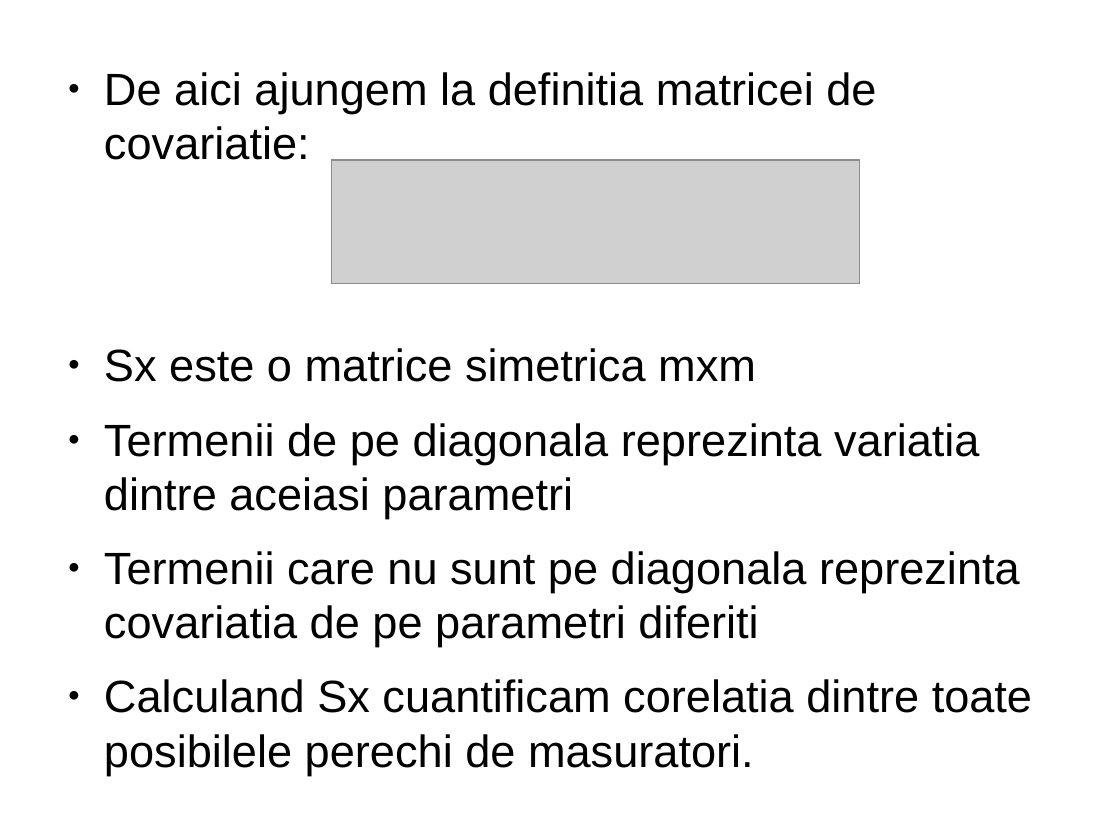
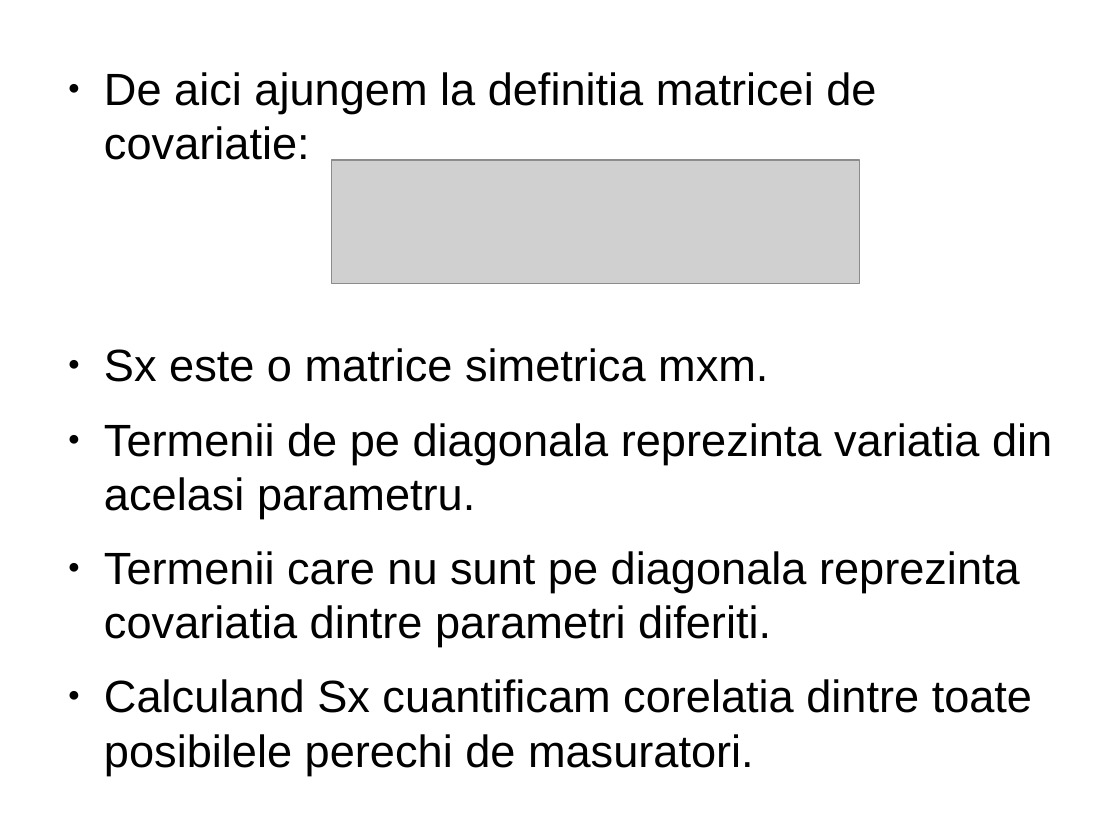
Before and after one commit to radumotrescu/SiemensDiscoverIT, a slide deck: slide 11 of PCA Presentation.odp. Drawn at 1120x840 pixels with LibreOffice and Linux fonts; fonts in the diff are those of the drawing; grey boxes stand for pictures. Boxes give left, top, right and bottom in pixels: in the first picture for what was removed or moved away, otherwise in the second. Text is boxed around its words. In the diff, an @@ line names an element or a change of style, - is before the commit and + after.

```diff
--- a/PCA Presentation.odp
+++ b/PCA Presentation.odp
@@ text at box(104, 348, 1052, 647): text changed @@
-● Sx este o matrice simetrica mxm
-● Termenii de pe diagonala reprezinta variatia dintre aceiasi parametri
-● Termenii care nu sunt pe diagonala reprezinta covariatia de pe parametri diferiti
+● Sx este o matrice simetrica mxm.
+● Termenii de pe diagonala reprezinta variatia din acelasi parametru.
+● Termenii care nu sunt pe diagonala reprezinta covariatia dintre parametri diferiti.
```
Also in this commit, not shown: 7 other slides changed.
